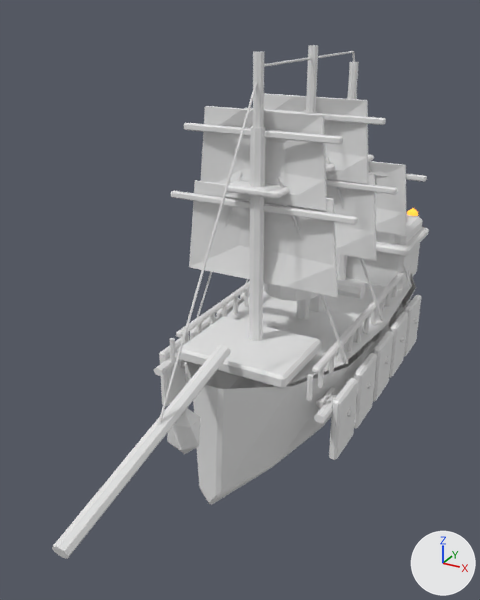
A saved change to the Blender file ArtSource/Models/Blender/EnemyShipsV04/enemy_ironclad_v04.blend.
The view is the same before and after, from a 50 mm camera at (2.13, -5.02, 3.02) aimed at (-0.16, -0.88, 0.95). The axes (+X, +Y, +Z) are drawn at lower right. The lights are the same throughout. The older version comes first.

Objects in the first picture: 'Bowsprit_Main', 'Enemy_Corsair_Deck', 'Enemy_Corsair_Hull', 'Forecastle_Deck', 'Ironclad_Armor_Plate_-1_5', 'Mast_1_Lower', 'Sail_1_1', 'Sail_1_2', 'Sail_2_1', 'Sail_2_2', 'Sail_3_1', 'Stern_GreatCabin' and 61 more.
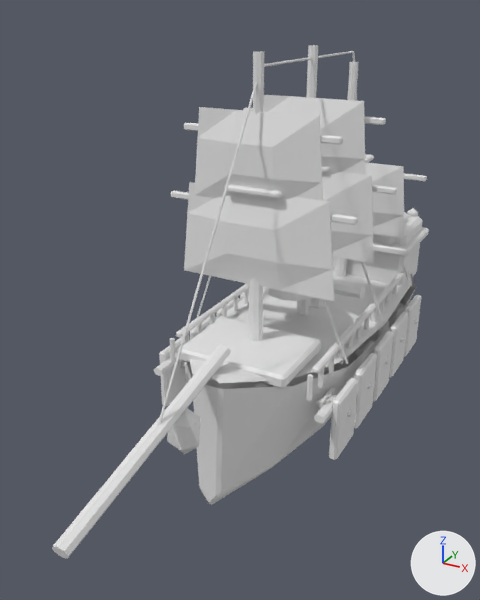
Where the change shows, as pixel boxes [x1, y1, x2, y2] in the pictures (480 x 600 px):
'Sail_1_1', reshaped
    before: [189, 180, 338, 297]
    after: [184, 182, 334, 301]
'Sail_1_2', reshaped
    before: [200, 106, 327, 211]
    after: [194, 107, 323, 202]
'Enemy_Corsair_Deck', reshaped
    before: [227, 277, 412, 384]
    after: [189, 271, 412, 383]
'Sail_2_2', reshaped
    before: [264, 93, 369, 184]
    after: [264, 95, 366, 176]
'Sail_2_1', reshaped
    before: [326, 169, 377, 260]
    after: [322, 172, 374, 263]
'Sail_3_1', reshaped
    before: [368, 161, 407, 236]
    after: [365, 162, 405, 238]
'Mast_1_Lower', unchanged, covered by the edit
    before: [249, 126, 266, 341]
    after: [249, 196, 263, 341]
'Yard_1_1', unchanged, covered by the edit
    both: [171, 191, 358, 225]

Diff of the bpy script that builds the scene:
```diff
--- a/ArtSource/Models/Blender/EnemyShipsV04/enemy_ironclad_v04.blend.py
+++ b/ArtSource/Models/Blender/EnemyShipsV04/enemy_ironclad_v04.blend.py
@@ me_enemy_corsair_hull_deckmesh @@
 # used by ob_enemy_corsair_deck; location = (0.0, 0.0, 0.0); rotation_euler = (0.0, 0.0, 3.142), in degrees (0, 0, 180); scale = (1.22, 0.96, 1.06)
-me_enemy_corsair_hull_deckmesh.from_pydata(...)  # 15 vertices, 8 faces; spans x -0.56..0.56, y -1.62..1.26, z 0.4..0.59
+me_enemy_corsair_hull_deckmesh.from_pydata(...)  # 18 vertices, 10 faces; spans x -0.56..0.56, y -1.62..1.71, z 0.43..0.68
+# me_enemy_corsair_hull_deckmesh part 1: the whole mesh is rebuilt
 me_enemy_corsair_hull_deckmesh.materials.append(mat_deckoak_v03)
@@ me_sail_1_1_mesh @@
 # used by ob_sail_1_1; location = (0.0, 0.0, 0.0); rotation_euler = (0.0, 0.0, 3.142), in degrees (0, 0, 180); scale = (1.22, 0.96, 1.06)
-me_sail_1_1_mesh.from_pydata(...)  # 32 vertices, 30 faces; spans x -0.516..0.516, y 0.823..0.897, z 1.062..1.732
+me_sail_1_1_mesh.from_pydata(...)  # 32 vertices, 30 faces; spans x -0.517..0.517, y 0.951..1.036, z 1.06..1.734
+# me_sail_1_1_mesh part 2: 32 of 32 vertices moved; they spanned x -0.516..0.516, y 0.823..0.897, z 1.062..1.732 and now span x -0.517..0.517, y 0.951..1.036, z 1.06..1.734; mean shift (0.0, 0.102, 0.0)
 me_sail_1_1_mesh.materials.append(mat_enemysail_v03)
@@ me_sail_1_2_mesh @@
 # used by ob_sail_1_2; location = (0.0, 0.0, 0.0); rotation_euler = (0.0, 0.0, 3.142), in degrees (0, 0, 180); scale = (1.22, 0.96, 1.06)
-me_sail_1_2_mesh.from_pydata(...)  # 32 vertices, 30 faces; spans x -0.42..0.42, y 0.823..0.897, z 1.648..2.249
+me_sail_1_2_mesh.from_pydata(...)  # 32 vertices, 30 faces; spans x -0.421..0.421, y 0.951..1.036, z 1.646..2.251
+# me_sail_1_2_mesh part 3: 32 of 32 vertices moved; they spanned x -0.42..0.42, y 0.823..0.897, z 1.648..2.249 and now span x -0.421..0.421, y 0.951..1.036, z 1.646..2.251; mean shift (0.0, 0.102, 0.0)
 me_sail_1_2_mesh.materials.append(mat_enemysail_v03)
@@ me_sail_2_1_mesh @@
 # used by ob_sail_2_1; location = (0.0, 0.0, 0.0); rotation_euler = (0.0, 0.0, 3.142), in degrees (0, 0, 180); scale = (1.22, 0.96, 1.06)
-me_sail_2_1_mesh.from_pydata(...)  # 32 vertices, 30 faces; spans x -0.516..0.516, y -0.081..-0.007, z 1.062..1.732
+me_sail_2_1_mesh.from_pydata(...)  # 32 vertices, 30 faces; spans x -0.517..0.517, y 0.046..0.131, z 1.06..1.734
+# me_sail_2_1_mesh part 4: 32 of 32 vertices moved; they spanned x -0.516..0.516, y -0.081..-0.007, z 1.062..1.732 and now span x -0.517..0.517, y 0.046..0.131, z 1.06..1.734; mean shift (0.0, 0.102, 0.0)
 me_sail_2_1_mesh.materials.append(mat_enemysail_v03)
@@ me_sail_2_2_mesh @@
 # used by ob_sail_2_2; location = (0.0, 0.0, 0.0); rotation_euler = (0.0, 0.0, 3.142), in degrees (0, 0, 180); scale = (1.22, 0.96, 1.06)
-me_sail_2_2_mesh.from_pydata(...)  # 32 vertices, 30 faces; spans x -0.42..0.42, y -0.081..-0.007, z 1.648..2.249
+me_sail_2_2_mesh.from_pydata(...)  # 32 vertices, 30 faces; spans x -0.421..0.421, y 0.046..0.131, z 1.646..2.251
+# me_sail_2_2_mesh part 5: 32 of 32 vertices moved; they spanned x -0.42..0.42, y -0.081..-0.007, z 1.648..2.249 and now span x -0.421..0.421, y 0.046..0.131, z 1.646..2.251; mean shift (0.0, 0.102, 0.0)
 me_sail_2_2_mesh.materials.append(mat_enemysail_v03)
@@ me_sail_3_1_mesh @@
 # used by ob_sail_3_1; location = (0.0, 0.0, 0.0); rotation_euler = (0.0, 0.0, 3.142), in degrees (0, 0, 180); scale = (1.22, 0.96, 1.06)
-me_sail_3_1_mesh.from_pydata(...)  # 32 vertices, 30 faces; spans x -0.516..0.516, y -1.018..-0.944, z 1.015..1.634
+me_sail_3_1_mesh.from_pydata(...)  # 32 vertices, 30 faces; spans x -0.517..0.517, y -0.891..-0.805, z 1.013..1.636
+# me_sail_3_1_mesh part 6: 32 of 32 vertices moved; they spanned x -0.516..0.516, y -1.018..-0.944, z 1.015..1.634 and now span x -0.517..0.517, y -0.891..-0.805, z 1.013..1.636; mean shift (0.0, 0.102, 0.0)
 me_sail_3_1_mesh.materials.append(mat_enemysail_v03)
```
